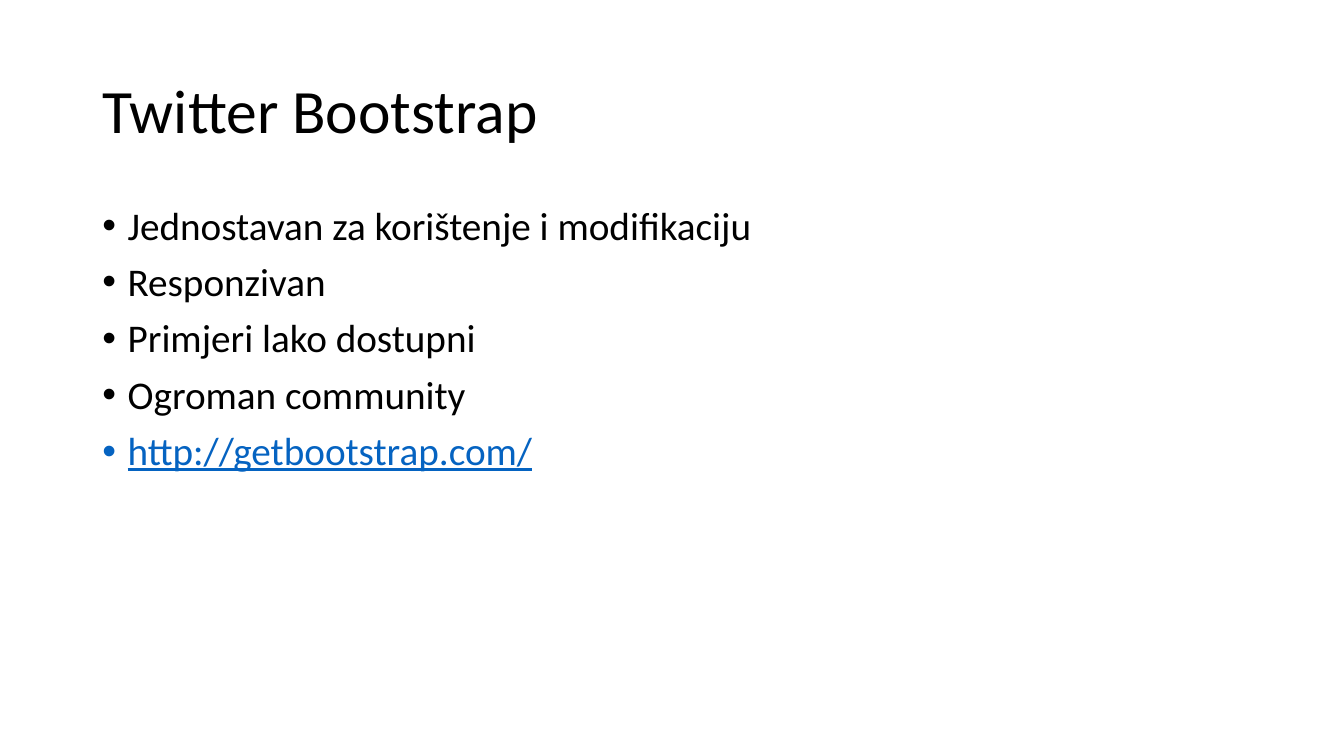
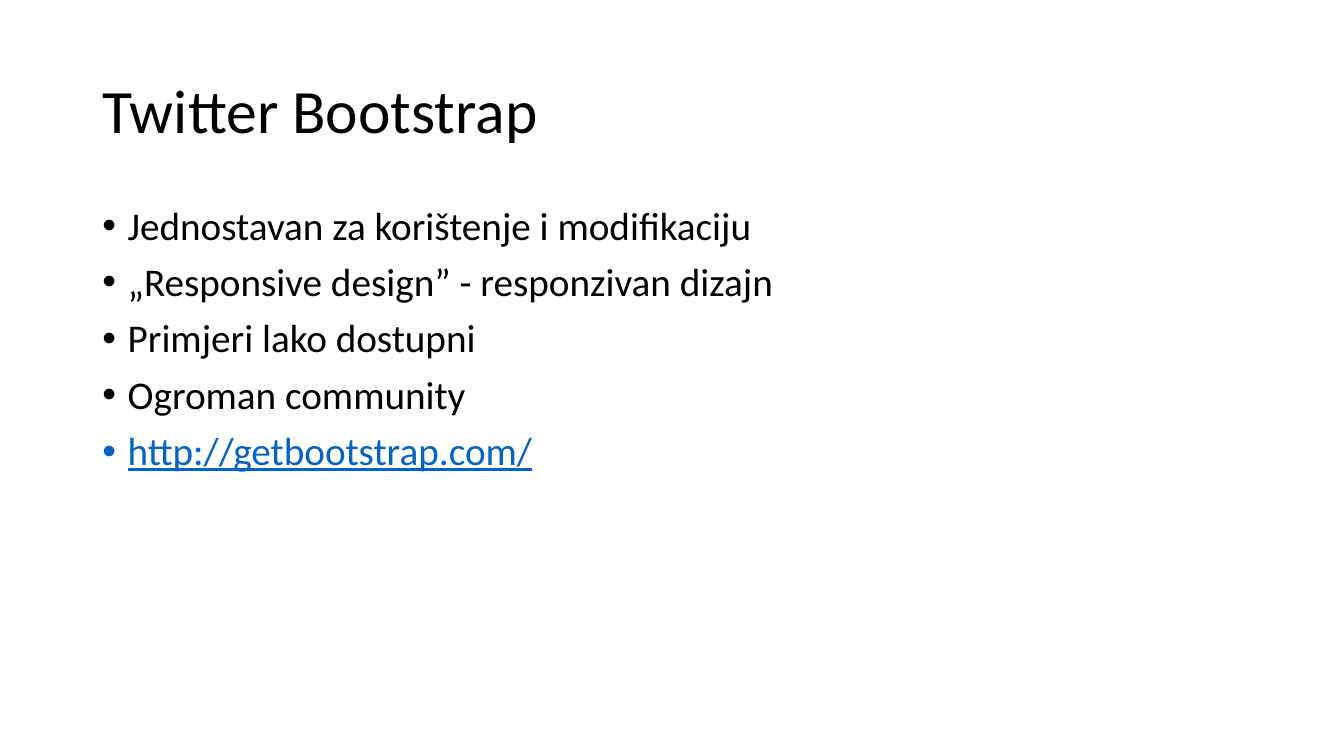
Before and after one commit to mmssniper/angular-workshop, a slide deck: slide 7 of prezentacije/1-1 Uvod i SPA aplikacije.pptx. Drawn at 1344x756 pixels with LibreOffice and Linux fonts; fonts in the diff are those of the drawing. Boxes give left, top, right and bottom in pixels: in the first picture for what was removed or moved away, otherwise in the second. Text is boxed around its words. In the diff, an @@ line names an element or a change of style, - is before the commit and + after.

```diff
--- a/prezentacije/1-1 Uvod i SPA aplikacije.pptx
+++ b/prezentacije/1-1 Uvod i SPA aplikacije.pptx
@@ text at (128,268,773,303): text changed @@
-• Responzivan
+• „Responsive design” - responzivan dizajn
```
Also in this commit, not shown: 3 other slides changed, 2 other files.
